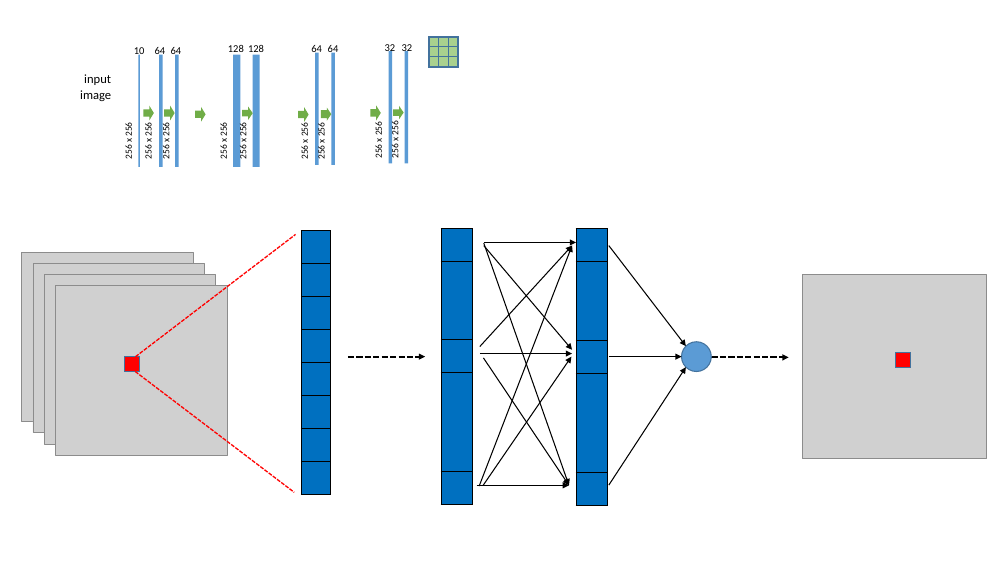
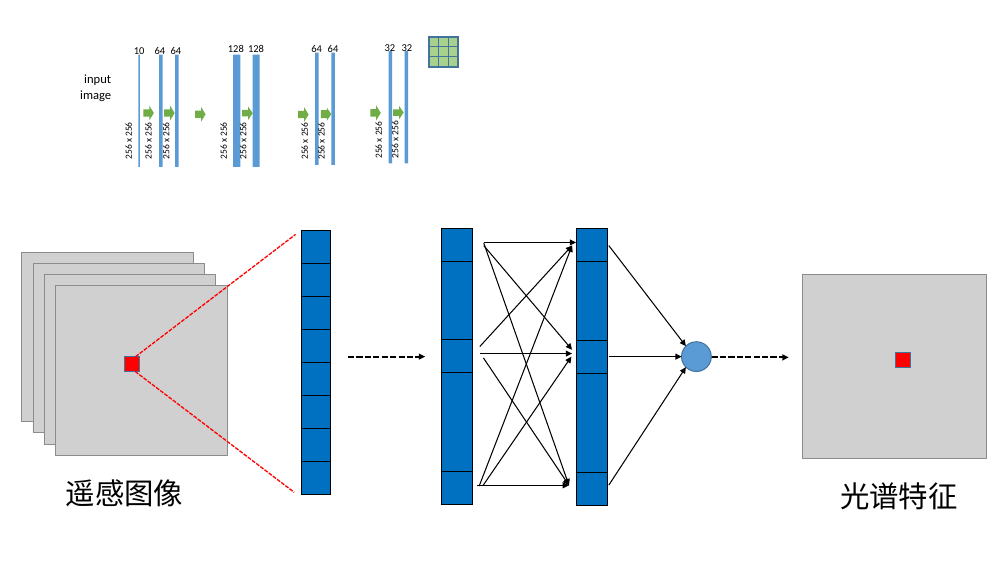
Before and after one commit to W-void/landsat0, a slide deck: slide 3 of pic/模型图.pptx. Drawn at 1008x567 pixels with LibreOffice and Linux fonts; fonts in the diff are those of the drawing; grey boxes stand for pictures. Boxes give left, top, right and bottom in pixels: in the first picture for what was removed or moved away, otherwise in the second. Text is boxed around its words. In the diff, an @@ line names an element or a change of style, - is before the commit and + after.

```diff
--- a/pic/模型图.pptx
+++ b/pic/模型图.pptx
@@ text added at (66, 479, 183, 507), 28 pt, text #000000 @@
+遥感图像
@@ text added at (840, 482, 957, 510), 28 pt, text #000000 @@
+光谱特征
```
Also in this commit, not shown: 3 other slides changed, 2 slides added, 2 slides removed, 34 other files.
